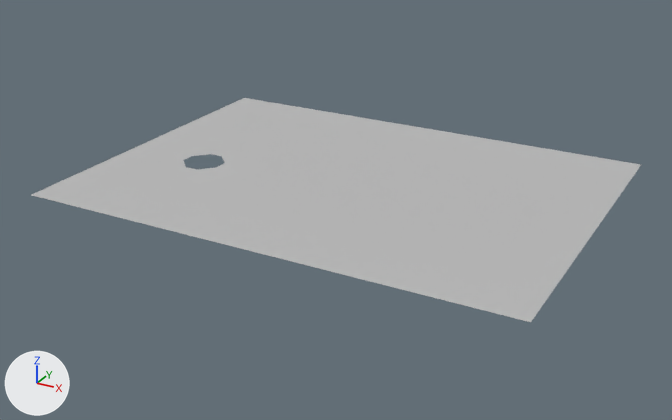
The FBX model Assets/Models/Level_3_Props/Map/Terrain.fbx: old version first, new version second.
Rendered twice from a camera (50 mm lens) standing at (246.0, -399.0, 142.0) and looking at (71.0, -82.0, -16.0). The lights are fixed; the arrows at lower left show +X, +Y and +Z. Where no turn or scale is listed for an object, it has been applied to the vertices.

Names of what the first picture shows: 'Terrain'.
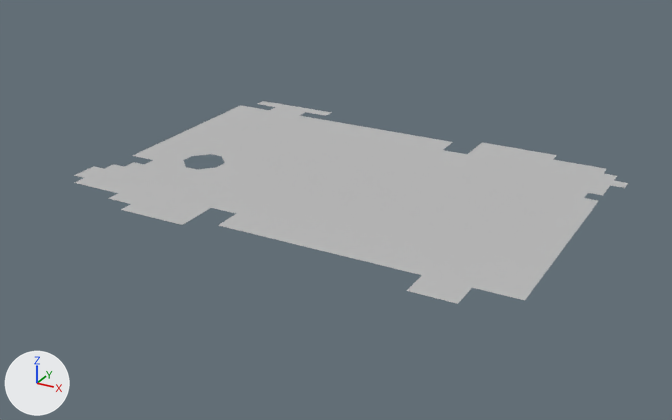
Boxes [x1, y1, x2, y2] around the edits, measured in the pictures (672 x 420 px):
'Terrain', reshaped (9% narrower, 9% shorter)
    before: [32, 98, 641, 322]
    after: [74, 101, 628, 304]
part 1 of me_mesh, deleted
    before: [32, 98, 641, 322]

What the commit changed:
me_mesh is used by ob_terrain; location (73.4, -75.1, -4.5).
me_mesh had 932 vertices, 870 faces and spanned x -105.0..105.0, y -77.0..77.0, z 0.0.
me_mesh now has 776 vertices, 701 faces and spans x -105.0..105.0, y -77.0..77.0, z 0.0.
Part 1, on me_mesh:
156 vertices are removed from x -105.0..105.0, y -77.0..77.0, z 0.0.
169 faces are deleted.
